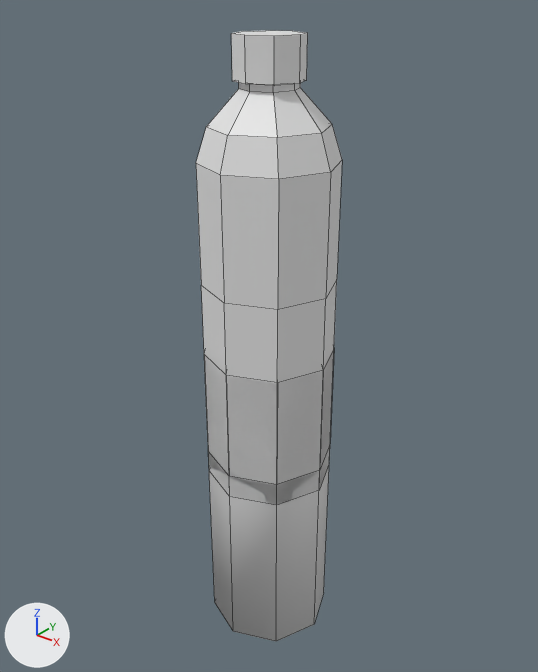
Two versions of the FBX model Assets/Model FBX/Item Jualan/Botol Air/botol air.fbx, one commit apart.
One viewpoint serves both versions: a 50 mm camera at (0.191, -0.239, 0.219) aimed at (-0.004, 0.005, 0.068). Lighting does not change. The marker at lower left points along +X, +Y and +Z. Mesh edges are drawn as thin lines. Materials are left out; every surface is plain grey. Where no turn or scale is listed for an object, it has been applied to the vertices.

The first picture shows 'Botol Air', 'Botol Air Textured'.
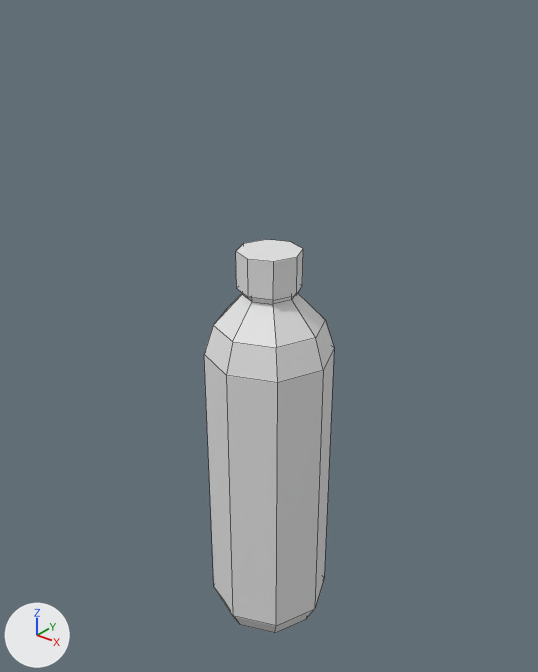
Where the newer file only moved an object's origin or applied its transform, the numbers keep the older frame.

Where the change shows, as pixel boxes [x1, y1, x2, y2] in the pictures (538 x 672 px; the box of a moved part takes in the faces that stretch with it):
'Botol Air', deleted: before [196, 30, 342, 505]
'Botol Air Textured', reshaped: before [204, 350, 334, 641]; after [204, 239, 334, 633]
part 1 of me_cylinder_001, moved or reshaped: before [204, 350, 334, 641]; after [204, 349, 334, 633]

What changed in the scene script:
```text
Change me_cylinder_001:
    used by ob_botol_air_textured; location = (0.0, 0.0, 0.0)
    remove me_cylinder_001.from_pydata(...)  # 64 vertices, 58 faces; spans x -0.03..0.03, y -0.03..0.03, z -0.088..0.112
    add me_cylinder_001.from_pydata(...)  # 104 vertices, 92 faces; spans x -0.03..0.03, y -0.03..0.03, z -0.088..0.112
    me_cylinder_001 part 1
    16 vertices are removed from x -0.03..0.03, y -0.03..0.03, z -0.088..0.011
    17 faces are deleted
    8 vertices are added at x -0.025..0.025, y -0.025..0.025, z -0.088
    8 new vertices lie (0.0, 0.0, -0.141) away from vertices in x -0.03..0.03, y -0.03..0.03, z 0.064
    17 new faces join them
    me_cylinder_001 part 2: the surface is now shaded flat
Remove ob_botol_air:
    ob_botol_air = bpy.data.objects.new('Botol Air', me_cylinder)
    ob_botol_air.location = (0.0, 0.0, 0.0868)
```
